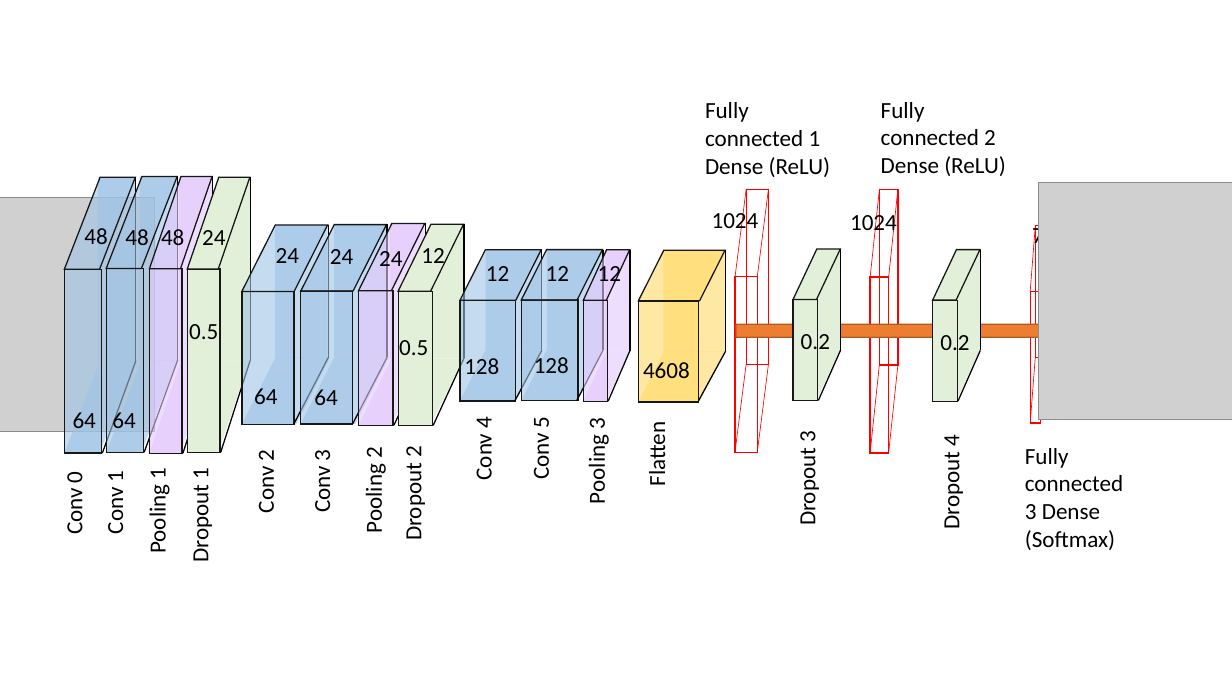
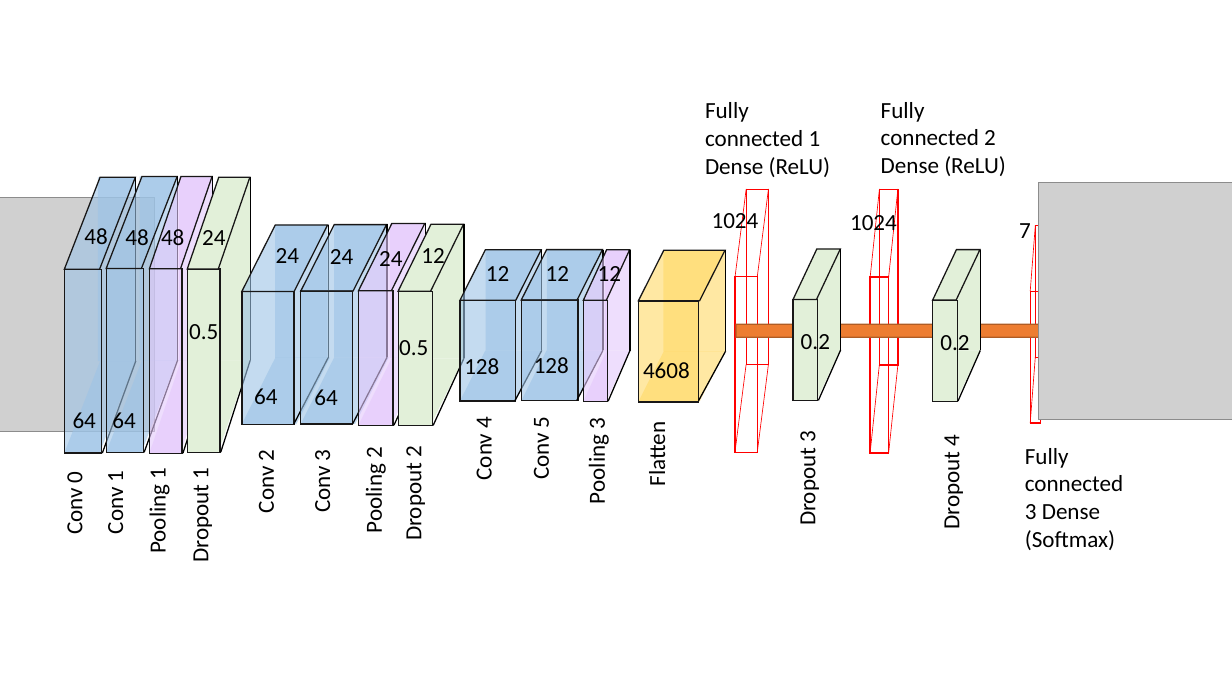
Before and after one commit to huyhnueit68/khoa-luan-tot-nghiep, a slide deck: slide 1 of Thư mục ảnh đi kèm/Ve hinh.pptx. Drawn at 1232x693 pixels with LibreOffice and Linux fonts; fonts in the diff are those of the drawing; grey boxes stand for pictures. Boxes give left, top, right and bottom in pixels: in the first picture for what was removed or moved away, otherwise in the second. Text is boxed around its words. In the diff, an @@ line names an element or a change of style, - is before the commit and + after.

```diff
--- a/Thư mục ảnh đi kèm/Ve hinh.pptx
+++ b/Thư mục ảnh đi kèm/Ve hinh.pptx
@@ text "7" rewrapped from (1032, 224, 1044, 250) to (1019, 223, 1031, 238) @@
```
Also in this commit, not shown: 1 other slide changed, 2 slides added, 42 other files.
